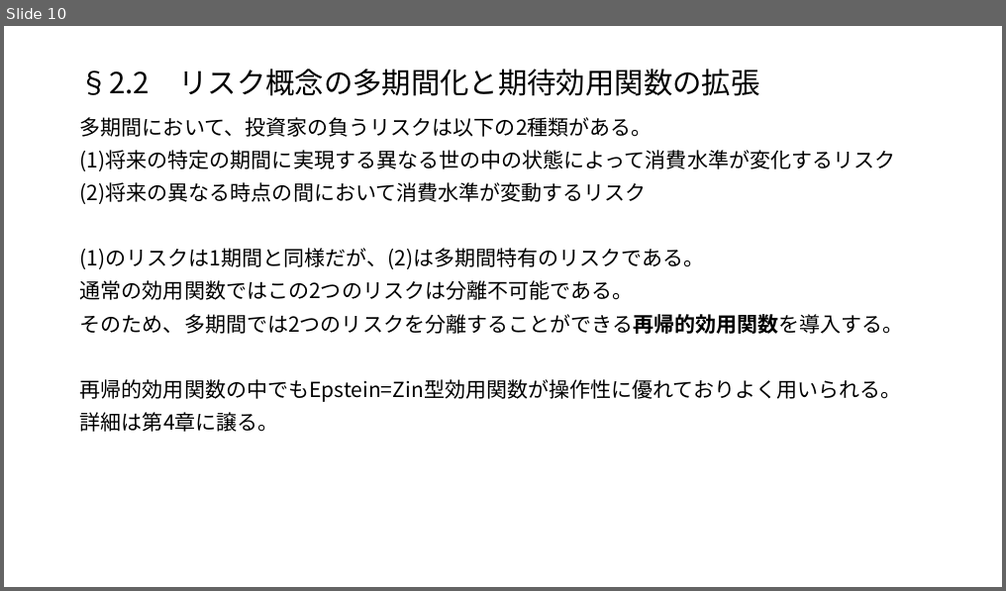
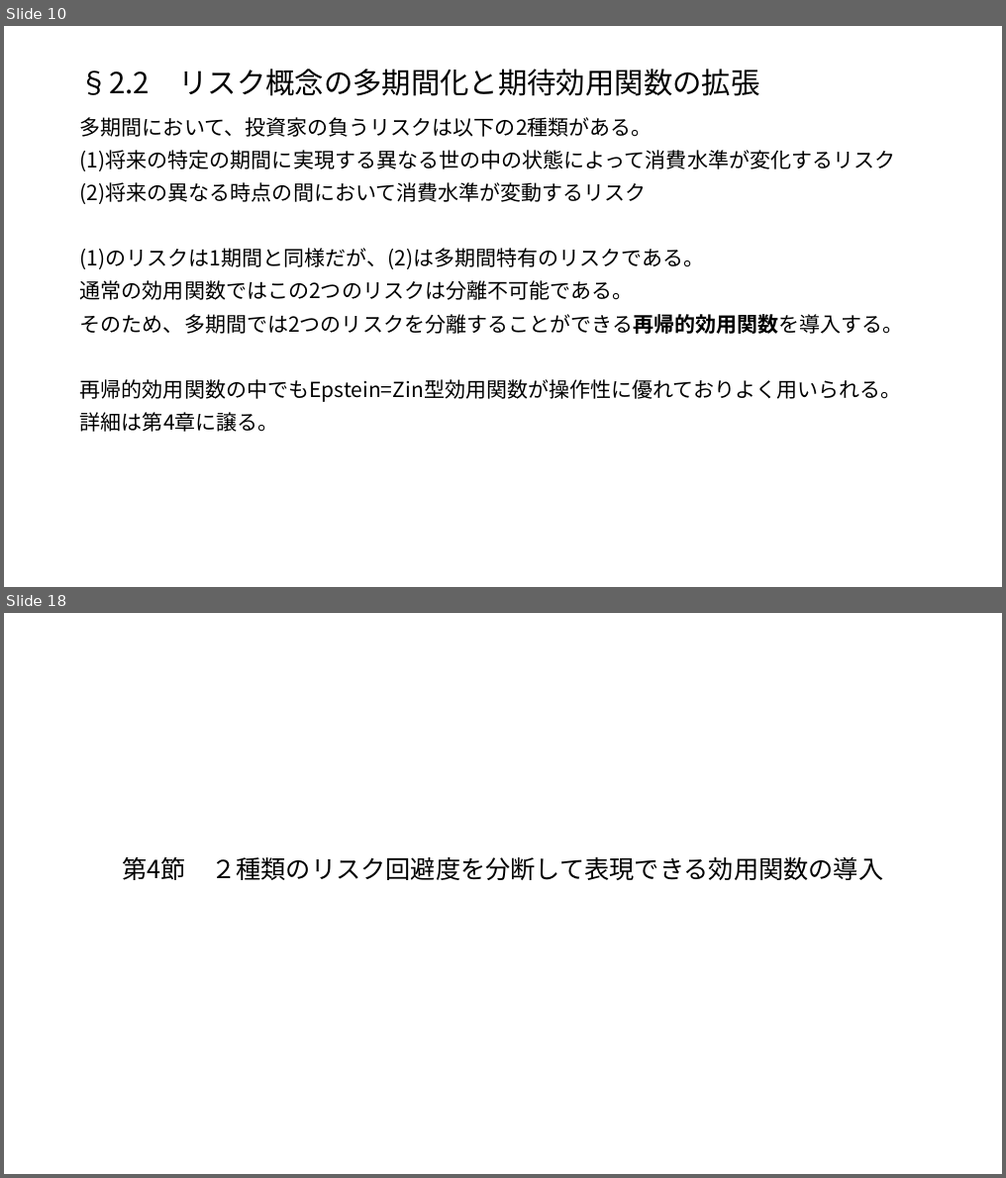
Before and after one commit to macha1811/Long-term-Investment-Theory-and-Practice, a slide deck: 第2章.pptx. Shown one above the other, each under a label of ours: slide 10 before the commit, slides 10 and 18 after it; the slides between them are not shown. The pictures are 1006x591 and 1006x1178 pixels, drawn with LibreOffice and Linux fonts; fonts in the diff are those of the drawing. Boxes give left, top, right and bottom in pixels: in the first picture for what was removed or moved away, otherwise in the second. Text is boxed around its words. In the diff, an @@ line names an element or a change of style, - is before the commit and + after.

```diff
--- a/第2章.pptx
+++ b/第2章.pptx
@@ slide 18 added at [4, 613, 1002, 1174], background #FFFFFF @@
@@ title added at [123, 857, 883, 880], 24 pt, text #000000 @@
+第4節 ２種類のリスク回避度を分断して表現できる効用関数の導入
```
Also in this commit, not shown: 9 other slides added.
